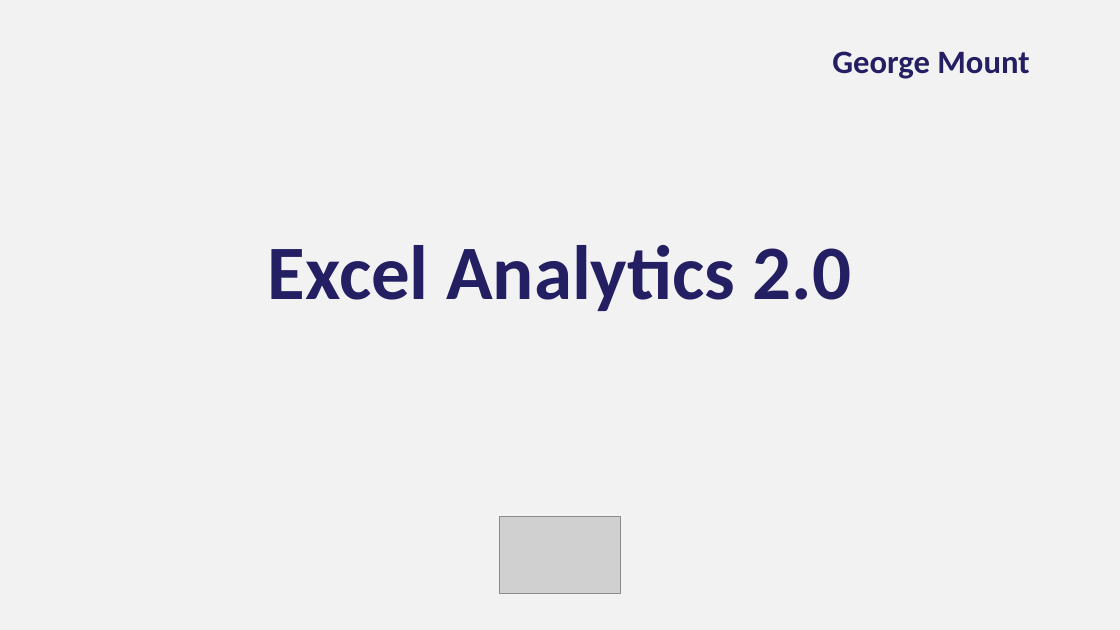
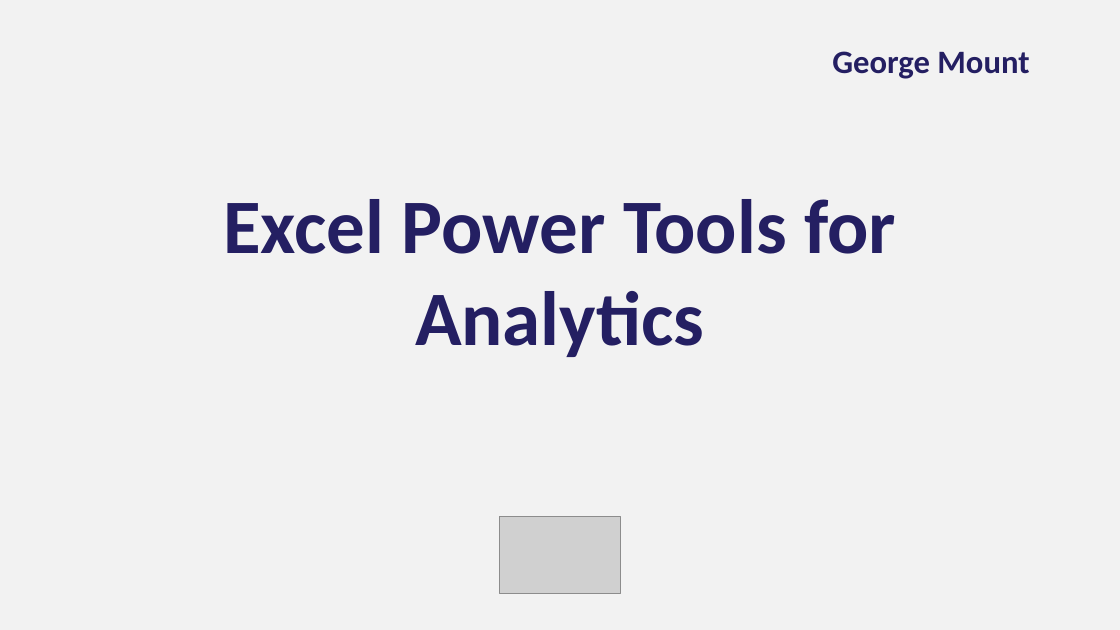
Before and after one commit to stringfestdata/xlgs-mc-2025, a slide deck: slide 1 of xlgs-analytics-2_0-slides.pptx. Drawn at 1120x630 pixels with LibreOffice and Linux fonts; fonts in the diff are those of the drawing; grey boxes stand for pictures; background and template pictures are left out. Boxes give left, top, right and bottom in pixels: in the first picture for what was removed or moved away, otherwise in the second. Text is boxed around its words. In the diff, an @@ line names an element or a change of style, - is before the commit and + after.

```diff
--- a/xlgs-analytics-2_0-slides.pptx
+++ b/xlgs-analytics-2_0-slides.pptx
@@ title at box(223, 199, 896, 357): text changed @@
-Excel Analytics 2.0
+Excel Power Tools for Analytics
```
Also in this commit, not shown: 3 other slides changed.
